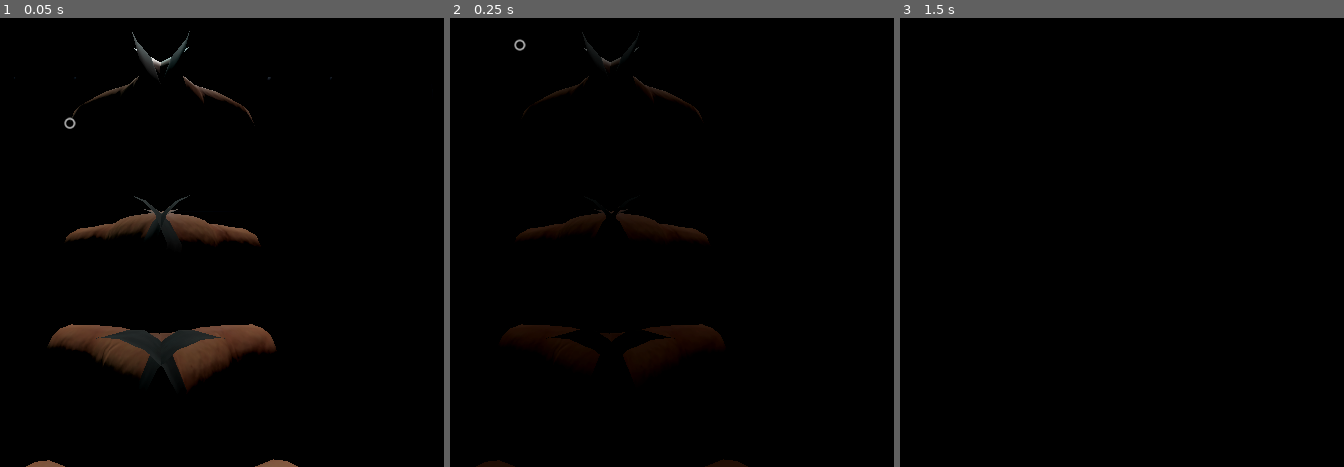
Above: before the commit, frames 1-3 (left to right).
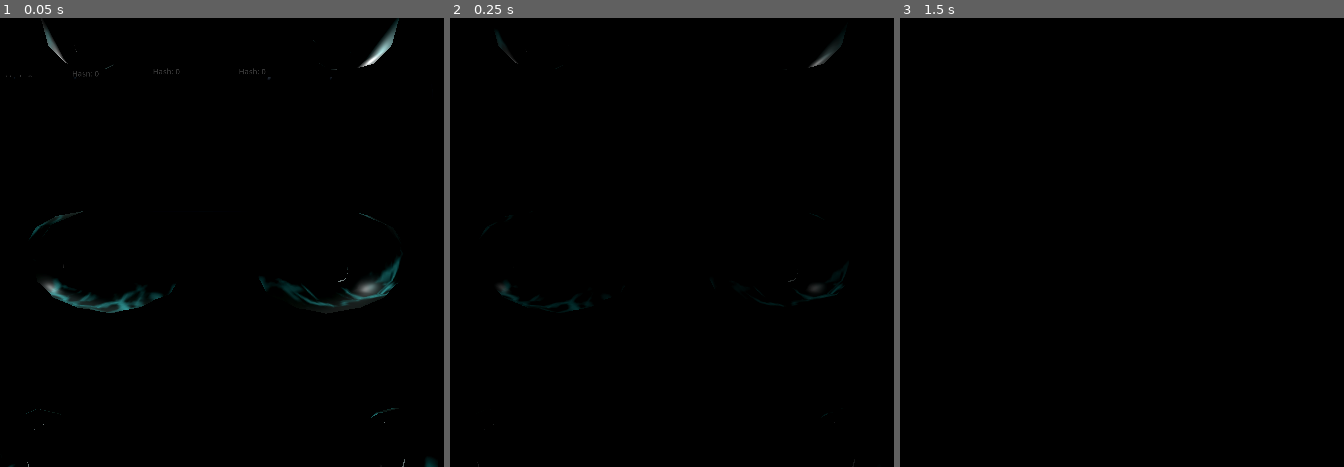
Above: after the commit, the same moments.

Repository: Garryflop/vrTest
Game: Godot game, scene res://Scenes/Levels/level_2test.tscn
Two runs of this game, one before a commit and one after it. Both use one fixed random seed, a clock stepped at 60 frames per second and the inputs below. This scene is started directly instead of the project's main scene.
Inputs (mouse positions are in pixels of both pictures, inside the frame that each line leads up to):
- Up to frame 1 (0.05 s): no input
- Up to frame 2 (0.25 s): no input
- Up to frame 3 (1.5 s): tap Enter (ui_accept) at 0.5, 0.77, 1.07, 1.25 s; move the mouse to (1237, 220) at 0.52 s; hold Right (ui_right) 0.53-1.25 s; tap 1 at 0.6 s; click (1237, 220) at 0.67 s; drag from (904, 264) to (1024, 332) at 1.27 s

The runs differ from the first frame. In frame 1, 8.3% of the frame differs, in the area x 1-99%, y 0-100%; in frame 2, 3.0%; in frame 3, nothing differs.

Commit message:
Level_2 start

Diff:
--- a/Scenes/Levels/level_2test.tscn
+++ b/Scenes/Levels/level_2test.tscn
@@ -1,5 +1,6 @@
 [gd_scene format=3 uid="uid://8vnmsab36r68"]
 
+[ext_resource type="Script" uid="uid://xyixp7hs2kvp" path="res://Scripts/level_2_test.gd" id="1_1hnxv"]
 [ext_resource type="PackedScene" uid="uid://clc5dre31iskm" path="res://addons/godot-xr-tools/xr/start_xr.tscn" id="2_g7ior"]
 [ext_resource type="PackedScene" uid="uid://dt8t2ejvy7q6u" path="res://Scenes/player.tscn" id="3_fh8v0"]
 [ext_resource type="PackedScene" uid="uid://od1pkqskq0ka" path="res://Scenes/Objects/blockchain_cube.tscn" id="4_2kscl"]
@@ -37,7 +38,8 @@
 [sub_resource type="BoxShape3D" id="BoxShape3D_cyadu"]
 size = Vector3(8, 0.2, 8)
 
-[node name="Level1" type="Node3D" unique_id=251571411]
+[node name="Level2" type="Node3D" unique_id=251571411]
+script = ExtResource("1_1hnxv")
 
 [node name="WorldEnvironment" type="WorldEnvironment" parent="." unique_id=1005831693]
 environment = SubResource("Environment_3mqfk")
@@ -155,4 +157,13 @@
 [node name="blocks" type="Node3D" parent="." unique_id=560835365]
 
 [node name="BlockchainCube" parent="blocks" unique_id=621460339 instance=ExtResource("4_2kscl")]
-transform = Transform3D(1, 0, 0, 0, 1, 0, 0, 0, 1, -0.3335679, 0.43114036, -1.2260675)
+transform = Transform3D(1, 0, 0, 0, 1, 0, 0, 0, 1, -0.6134248, 0.48877853, -1.2511995)
+
+[node name="BlockchainCube2" parent="blocks" unique_id=1120553873 instance=ExtResource("4_2kscl")]
+transform = Transform3D(1, 0, 0, 0, 1, 0, 0, 0, 1, -0.32267585, 0.49313736, -1.2260675)
+
+[node name="BlockchainCube3" parent="blocks" unique_id=771114752 instance=ExtResource("4_2kscl")]
+transform = Transform3D(1, 0, 0, 0, 1, 0, 0, 0, 1, 0.016452014, 0.50197923, -1.2260675)
+
+[node name="BlockchainCube4" parent="blocks" unique_id=1106805090 instance=ExtResource("4_2kscl")]
+transform = Transform3D(1, 0, 0, 0, 1, 0, 0, 0, 1, 0.3765781, 0.50197923, -1.2260675)
--- a/Scenes/Objects/blockchain_cube.tscn
+++ b/Scenes/Objects/blockchain_cube.tscn
@@ -104,6 +104,8 @@
 
 [node name="BlockchainCube" type="Node3D" unique_id=621460339]
 script = ExtResource("1_w2tcf")
+input_number = 0
+output_number = 0
 input_scene = ExtResource("2_3nnr8")
 output_scene = ExtResource("3_mmgrb")
 
--- a/Scenes/custom_left_hand.tscn
+++ b/Scenes/custom_left_hand.tscn
@@ -126,7 +126,7 @@
 filters = ["Armature/Skeleton3D:Index_Distal_L", "Armature/Skeleton3D:Index_Intermediate_L", "Armature/Skeleton3D:Index_Metacarpal_L", "Armature/Skeleton3D:Index_Proximal_L", "Armature/Skeleton:Index_Distal_L", "Armature/Skeleton:Index_Intermediate_L", "Armature/Skeleton:Index_Proximal_L"]
 
 [sub_resource type="AnimationNodeBlendTree" id="AnimationNodeBlendTree_0bx2k"]
-graph_offset = Vector2(-536, 11)
+graph_offset = Vector2(-593.3284, 8.035156)
 nodes/ClosedHand1/node = SubResource("AnimationNodeAnimation_yf0vq")
 nodes/ClosedHand1/position = Vector2(-600, 300)
 nodes/ClosedHand2/node = SubResource("AnimationNodeAnimation_r55rq")
@@ -147,6 +147,7 @@
 metadata/_custom_type_script = "uid://cnwtovj4mqc45"
 
 [node name="Hand_GloveL" type="Node3D" parent="." unique_id=18997487]
+transform = Transform3D(1, 0, 0, 0, 1, 0, 0, 0, 1, 0.01, 0, 0.05)
 
 [node name="Armature" type="Node3D" parent="Hand_GloveL" unique_id=570519108]
 
@@ -163,21 +164,21 @@
 bones/1/rest = Transform3D(0.9985181, 0.051474866, -0.017662076, -0.051508017, 0.7891658, -0.61201656, -0.017565165, 0.61201936, 0.7906476, 0.009999998, 0.027172854, 0.019999964)
 bones/1/enabled = true
 bones/1/position = Vector3(0.009999998, 0.027172854, 0.019999964)
-bones/1/rotation = Quaternion(0.19249102, 0.24774563, -0.35745654, 0.87965566)
+bones/1/rotation = Quaternion(0.32353702, -2.5659025e-05, -0.027220426, 0.94582397)
 bones/1/scale = Vector3(1, 1, 0.99999994)
 bones/2/name = "Thumb_Proximal_L"
 bones/2/parent = 1
 bones/2/rest = Transform3D(0.9872, 0.15236624, -0.047123767, -0.14737867, 0.9844498, 0.095593125, 0.060956158, -0.087424494, 0.99430436, -1.7462298e-10, 0.044916492, -4.7293724e-09)
 bones/2/enabled = true
 bones/2/position = Vector3(-1.7462298e-10, 0.044916492, -4.7293724e-09)
-bones/2/rotation = Quaternion(-0.100284316, 0.102142304, -0.1764517, 0.9738454)
+bones/2/rotation = Quaternion(-0.090444066, -0.04151748, -0.16629347, 0.98104167)
 bones/2/scale = Vector3(1, 0.99999994, 0.9999999)
 bones/3/name = "Thumb_Distal_L"
 bones/3/parent = 2
 bones/3/rest = Transform3D(0.99939555, -0.026772883, 0.022173515, 0.029071108, 0.993417, -0.11080319, -0.019061025, 0.111380816, 0.993595, -1.6298145e-09, 0.04214789, 1.3969839e-09)
 bones/3/enabled = true
 bones/3/position = Vector3(-1.6298145e-09, 0.04214789, 1.3969839e-09)
-bones/3/rotation = Quaternion(-0.13795367, 0.03033326, 0.0069532506, 0.98994964)
+bones/3/rotation = Quaternion(-0.046619855, 0.02097099, 0.010327632, 0.9986392)
 bones/3/scale = Vector3(0.99999994, 0.99999994, 1)
 bones/4/name = "Thumb_Tip_L"
 bones/4/parent = 3
@@ -198,21 +199,21 @@
 bones/6/rest = Transform3D(0.9723372, -0.2326652, 0.02067095, 0.23142923, 0.9476116, -0.2201654, 0.031636797, 0.21885887, 0.9752435, -6.417622e-11, 0.08036761, 5.146518e-09)
 bones/6/enabled = true
 bones/6/position = Vector3(-6.417622e-11, 0.08036761, 5.146518e-09)
-bones/6/rotation = Quaternion(0.007116355, -0.033791713, -0.16500731, 0.9856877)
+bones/6/rotation = Quaternion(0.10292491, -0.009932082, -0.007944167, 0.9946078)
 bones/6/scale = Vector3(0.99999994, 1, 0.99999994)
 bones/7/name = "Index_Intermediate_L"
 bones/7/parent = 6
 bones/7/rest = Transform3D(0.8882663, 0.45745027, -0.041500695, -0.4561001, 0.8891089, 0.038185958, 0.0543668, -0.014990825, 0.9984087, -6.170012e-09, 0.03811633, 4.4237822e-09)
 bones/7/enabled = true
 bones/7/position = Vector3(-6.170012e-09, 0.03811633, 4.4237822e-09)
-bones/7/rotation = Quaternion(-0.012036774, -0.022505667, -0.3992344, 0.91649354)
+bones/7/rotation = Quaternion(-0.012858998, -0.023610814, -0.32325825, 0.9459288)
 bones/7/scale = Vector3(1, 1, 1.0000001)
 bones/8/name = "Index_Distal_L"
 bones/8/parent = 7
 bones/8/rest = Transform3D(0.96350956, 0.26624832, -0.027587255, -0.26693064, 0.9633924, -0.024961941, 0.019931274, 0.031414952, 0.9993077, 6.9849193e-09, 0.031345654, -8.731149e-11)
 bones/8/enabled = true
 bones/8/position = Vector3(6.9849193e-09, 0.031345654, -8.731149e-11)
-bones/8/rotation = Quaternion(0.00994455, -0.006727979, -0.34743157, 0.9376285)
+bones/8/rotation = Quaternion(0.012057536, -0.009291937, -0.24747224, 0.96877545)
 bones/8/scale = Vector3(0.99999994, 0.99999994, 1)
 bones/9/name = "Index_Tip_L"
 bones/9/parent = 8
@@ -233,21 +234,21 @@
 bones/11/rest = Transform3D(0.99977756, 0.020975886, 0.0021841796, -0.021022085, 0.9994939, 0.023869863, -0.0016823828, -0.023910467, 0.9997127, -1.5825208e-09, 0.08046323, 2.8376235e-10)
 bones/11/enabled = true
 bones/11/position = Vector3(-1.5825208e-09, 0.08046323, 2.8376235e-10)
-bones/11/rotation = Quaternion(0.048106883, 0.007276414, -0.2718321, 0.96111405)
+bones/11/rotation = Quaternion(-0.0026496372, -0.0011447109, -0.12599176, 0.9920271)
 bones/11/scale = Vector3(0.99999994, 0.9999999, 1)
 bones/12/name = "Middle_Intermediate_L"
 bones/12/parent = 11
 bones/12/rest = Transform3D(0.9619588, 0.27319238, -0.0011206568, -0.27241454, 0.9588939, -0.07945347, -0.020631488, 0.076736234, 0.9968381, -3.0668161e-09, 0.045003343, 4.292815e-10)
 bones/12/enabled = true
 bones/12/position = Vector3(-3.0668161e-09, 0.045003343, 4.292815e-10)
-bones/12/rotation = Quaternion(0.03978541, -0.0034025894, -0.3476825, 0.9367617)
+bones/12/rotation = Quaternion(0.039422527, 0.0019339244, -0.22807404, 0.9728434)
 bones/12/scale = Vector3(1, 1, 1.0000001)
 bones/13/name = "Middle_Distal_L"
 bones/13/parent = 12
 bones/13/rest = Transform3D(0.9431398, 0.332367, 0.004417306, -0.33235908, 0.94275165, 0.02750933, 0.0049787713, -0.027413275, 0.99961174, 3.7071004e-09, 0.032416653, 4.0745363e-10)
 bones/13/enabled = true
 bones/13/position = Vector3(3.7071004e-09, 0.032416653, 4.0745363e-10)
-bones/13/rotation = Quaternion(-0.010746841, -0.016606968, -0.37946823, 0.92499334)
+bones/13/rotation = Quaternion(-0.012339469, -0.008812943, -0.28066906, 0.9596848)
 bones/13/scale = Vector3(1, 1, 0.99999994)
 bones/14/name = "Middle_Tip_L"
 bones/14/parent = 13
@@ -268,21 +269,21 @@
 bones/16/rest = Transform3D(0.99649656, -0.08322002, -0.008305895, 0.08363316, 0.99129117, 0.10172144, -0.00023170095, -0.10205972, 0.9947782, -9.458745e-10, 0.07394384, -3.2887328e-09)
 bones/16/enabled = true
 bones/16/position = Vector3(-9.458745e-10, 0.07394384, -3.2887328e-09)
-bones/16/rotation = Quaternion(0.070176624, 0.020272216, -0.209426, 0.97509235)
+bones/16/rotation = Quaternion(-0.032063447, -0.002236244, -0.06863657, 0.9971239)
 bones/16/scale = Vector3(0.99999994, 0.99999994, 0.99999994)
 bones/17/name = "Ring_Intermediate_L"
 bones/17/parent = 16
 bones/17/rest = Transform3D(0.9475757, 0.31801015, 0.031147055, -0.3167205, 0.94766784, -0.040175516, -0.042293284, 0.028204432, 0.99870706, -3.8999133e-09, 0.040131174, 4.656613e-10)
 bones/17/enabled = true
 bones/17/position = Vector3(-3.8999133e-09, 0.040131174, 4.656613e-10)
-bones/17/rotation = Quaternion(0.031691402, 0.0018808711, -0.284036, 0.95828784)
+bones/17/rotation = Quaternion(0.025345212, 0.0081246225, -0.24900548, 0.96813637)
 bones/17/scale = Vector3(1.0000001, 1.0000001, 1)
 bones/18/name = "Ring_Distal_L"
 bones/18/parent = 17
 bones/18/rest = Transform3D(0.9648418, 0.2613341, 0.028014807, -0.2619072, 0.96490264, 0.019170148, -0.02202175, -0.025833441, 0.9994237, 6.7520887e-09, 0.027797574, 2.4738256e-09)
 bones/18/enabled = true
 bones/18/position = Vector3(6.7520887e-09, 0.027797574, 2.4738256e-09)
-bones/18/rotation = Quaternion(0.015109196, 0.003481015, -0.34158278, 0.9397238)
+bones/18/rotation = Quaternion(0.0025223214, 0.0078807315, -0.2432038, 0.96993995)
 bones/18/scale = Vector3(1, 1, 1)
 bones/19/name = "Ring_Tip_L"
 bones/19/parent = 18
@@ -303,21 +304,21 @@
 bones/21/rest = Transform3D(0.999889, 0.01285831, 0.007514134, -0.013989776, 0.9839652, 0.17781107, -0.0051072966, -0.17789648, 0.9840359, 9.604264e-10, 0.0657112, 7.228664e-09)
 bones/21/enabled = true
 bones/21/position = Vector3(9.604264e-10, 0.0657112, 7.228664e-09)
-bones/21/rotation = Quaternion(0.054015163, -0.019428695, -0.042997032, 0.9974248)
+bones/21/rotation = Quaternion(-0.06251818, -0.00022572189, -0.11539284, 0.99135065)
 bones/21/scale = Vector3(0.99999994, 1, 0.99999994)
 bones/22/name = "Little_Intermediate_L"
 bones/22/parent = 21
 bones/22/rest = Transform3D(0.92935324, 0.3660907, 0.047751285, -0.360195, 0.9274693, -0.10030081, -0.08100703, 0.07601509, 0.9938108, -2.8230716e-09, 0.033123545, 5.515176e-09)
 bones/22/enabled = true
 bones/22/position = Vector3(-2.8230716e-09, 0.033123545, 5.515176e-09)
-bones/22/rotation = Quaternion(0.07027651, 0.0116272, -0.34322357, 0.93654877)
+bones/22/rotation = Quaternion(0.05857863, 0.021648299, -0.26990518, 0.9608596)
 bones/22/scale = Vector3(1, 1, 1.0000001)
 bones/23/name = "Little_Distal_L"
 bones/23/parent = 22
 bones/23/rest = Transform3D(0.9768075, 0.21245572, 0.026639955, -0.213283, 0.976418, 0.033440217, -0.018907165, -0.038346507, 0.9990856, 8.556526e-09, 0.018024363, 8.1490725e-10)
 bones/23/enabled = true
 bones/23/position = Vector3(8.556526e-09, 0.018024363, 8.1490725e-10)
-bones/23/rotation = Quaternion(0.02935159, -0.01713164, -0.30462348, 0.9518664)
+bones/23/rotation = Quaternion(0.0068717706, -0.003572748, -0.21195254, 0.9772493)
 bones/23/scale = Vector3(1, 1, 1)
 bones/24/name = "Little_Tip_L"
 bones/24/parent = 23
@@ -342,8 +343,8 @@
 [node name="AnimationPlayer" parent="Hand_GloveL" unique_id=1519136236 instance=ExtResource("5_jhbnm")]
 
 [node name="AnimationTree" type="AnimationTree" parent="." unique_id=768646925]
-root_node = NodePath("../Hand_Glove_L")
+root_node = NodePath("../Hand_GloveL")
 tree_root = SubResource("AnimationNodeBlendTree_0bx2k")
-anim_player = NodePath("../Hand_Glove_L/AnimationPlayer")
+anim_player = NodePath("../Hand_GloveL/AnimationPlayer")
 parameters/Grip/blend_amount = 0.0
 parameters/Trigger/blend_amount = 0.0
--- a/Scenes/custom_right_hand.tscn
+++ b/Scenes/custom_right_hand.tscn
@@ -343,8 +343,8 @@
 [node name="AnimationPlayer" parent="Hands" unique_id=2028233451 instance=ExtResource("5_5iv67")]
 
 [node name="AnimationTree" type="AnimationTree" parent="." unique_id=1609887123]
-root_node = NodePath("../Hand_Glove_R")
-tree_root = SubResource("AnimationNodeBlendTree_b8f54")
-anim_player = NodePath("../Hand_Glove_R/AnimationPlayer")
+root_node = NodePath("../Hands")
+tree_root = SubResource("AnimationNodeBlendTree_g3nnj")
+anim_player = NodePath("../Hands/AnimationPlayer")
 parameters/Grip/blend_amount = 0.0
 parameters/Trigger/blend_amount = 0.0
--- a/Scenes/player.tscn
+++ b/Scenes/player.tscn
@@ -5,12 +5,11 @@
 [ext_resource type="PackedScene" uid="uid://b4ysuy43poobf" path="res://addons/godot-xr-tools/functions/function_pickup.tscn" id="3_x3wgy"]
 [ext_resource type="PackedScene" uid="uid://b6bk2pj8vbj28" path="res://addons/godot-xr-tools/functions/movement_turn.tscn" id="4_3smsa"]
 [ext_resource type="PackedScene" uid="uid://cqhw276realc" path="res://addons/godot-xr-tools/functions/function_pointer.tscn" id="4_8erm5"]
-[ext_resource type="PackedScene" uid="uid://hpr0v012ghsb" path="res://addons/godot-xr-tools/hands/scenes/highpoly/left_tac_glove.tscn" id="4_gymyn"]
+[ext_resource type="PackedScene" uid="uid://ckpiidtupgkp0" path="res://Scenes/custom_left_hand.tscn" id="4_gymyn"]
 [ext_resource type="PackedScene" uid="uid://diyu06cw06syv" path="res://addons/godot-xr-tools/player/player_body.tscn" id="4_x3wgy"]
-[ext_resource type="Material" uid="uid://dogla70w8hvo8" path="res://addons/godot-xr-tools/hands/materials/glove_caucasian_dark_camo.tres" id="5_pu2lt"]
 [ext_resource type="PackedScene" uid="uid://clujaf3u776a3" path="res://addons/godot-xr-tools/objects/viewport_2d_in_3d.tscn" id="8_f1ek2"]
 [ext_resource type="PackedScene" uid="uid://fiul51tsyoop" path="res://addons/godot-xr-tools/functions/function_teleport.tscn" id="8_gymyn"]
-[ext_resource type="PackedScene" uid="uid://dup2vp8v5rpi5" path="res://addons/godot-xr-tools/hands/scenes/highpoly/right_tac_glove.tscn" id="9_pu2lt"]
+[ext_resource type="PackedScene" uid="uid://b532pk4vcy8uf" path="res://Scenes/custom_right_hand.tscn" id="9_pu2lt"]
 [ext_resource type="PackedScene" uid="uid://cfmbhxhd1vcr1" path="res://Scenes/UI/ui.tscn" id="9_tx1dd"]
 
 [sub_resource type="StandardMaterial3D" id="StandardMaterial3D_gymyn"]
@@ -30,7 +29,6 @@
 scene = ExtResource("9_tx1dd")
 viewport_size = Vector2(500, 300)
 material = SubResource("StandardMaterial3D_gymyn")
-transparent = 1
 scene_properties_keys = PackedStringArray("ui.gd")
 
 [node name="XRCamera3D" type="XRCamera3D" parent="." unique_id=1390004443]
@@ -38,8 +36,7 @@
 [node name="LeftHand" type="XRController3D" parent="." unique_id=1227984475]
 tracker = &"left_hand"
 
-[node name="LeftHand" parent="LeftHand" unique_id=1374004671 instance=ExtResource("4_gymyn")]
-hand_material_override = ExtResource("5_pu2lt")
+[node name="LeftHand" parent="LeftHand" unique_id=119385688 instance=ExtResource("4_gymyn")]
 
 [node name="MovementDirect" parent="LeftHand" unique_id=1338689258 instance=ExtResource("2_fkybt")]
 strafe = true
@@ -63,8 +60,7 @@
 [node name="RightHand" type="XRController3D" parent="." unique_id=1122526834]
 tracker = &"right_hand"
 
-[node name="RightHand" parent="RightHand" unique_id=662973813 instance=ExtResource("9_pu2lt")]
-hand_material_override = ExtResource("5_pu2lt")
+[node name="RightHand" parent="RightHand" unique_id=1704397147 instance=ExtResource("9_pu2lt")]
 
 [node name="MovementTurn" parent="RightHand" unique_id=12426951 instance=ExtResource("4_3smsa")]
 
--- /dev/null
+++ b/Scripts/level_2_test.gd
@@ -0,0 +1,28 @@
+@tool
+extends XRToolsSceneBase
+
+var tether_scene: PackedScene = preload("res://Scenes/tether_line_cylinder.tscn")
+
+var nodes
+
+func _ready() -> void:
+	if Engine.is_editor_hint():
+		return
+	nodes = [
+		$blocks/BlockchainCube,
+		$blocks/BlockchainCube2,
+		$blocks/BlockchainCube3,
+		$blocks/BlockchainCube4
+	]
+	for i in range(len(nodes)-1):
+		make_connection(nodes[i],nodes[i+1])
+
+
+func make_connection(node_a: Node3D, node_b: Node3D) -> void:
+	# Draw visual pipe between them
+	var pipe_inst = tether_scene.instantiate()
+	pipe_inst.cube = node_a.cube
+	pipe_inst.connect_object = node_b.cube
+	pipe_inst.is_placed = true
+	pipe_inst.thickness = 5
+	add_child(pipe_inst)
Not shown: 1 places in Scenes/Levels/lobby.tscn that only renumber resources
Not shown: 1 places in Scenes/custom_left_hand.tscn that only renumber resources
Not shown: 2 places in Scenes/custom_right_hand.tscn that only renumber resources
Not shown, added: Scripts/level_2_test.gd.uid
